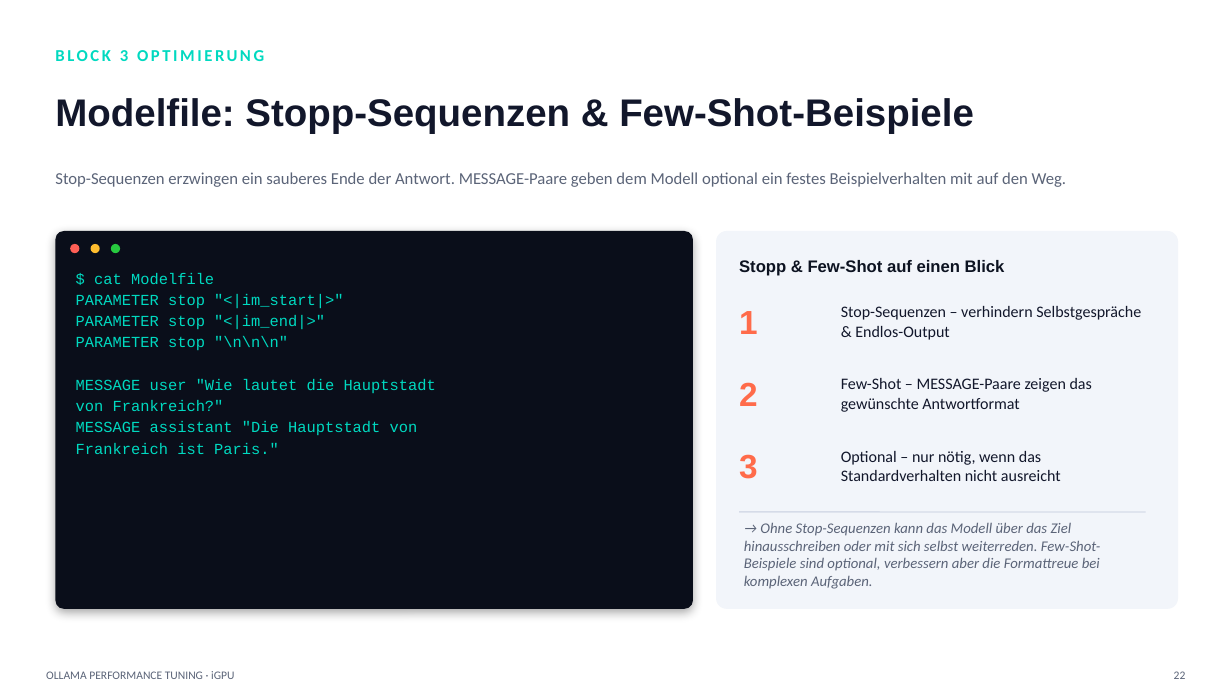
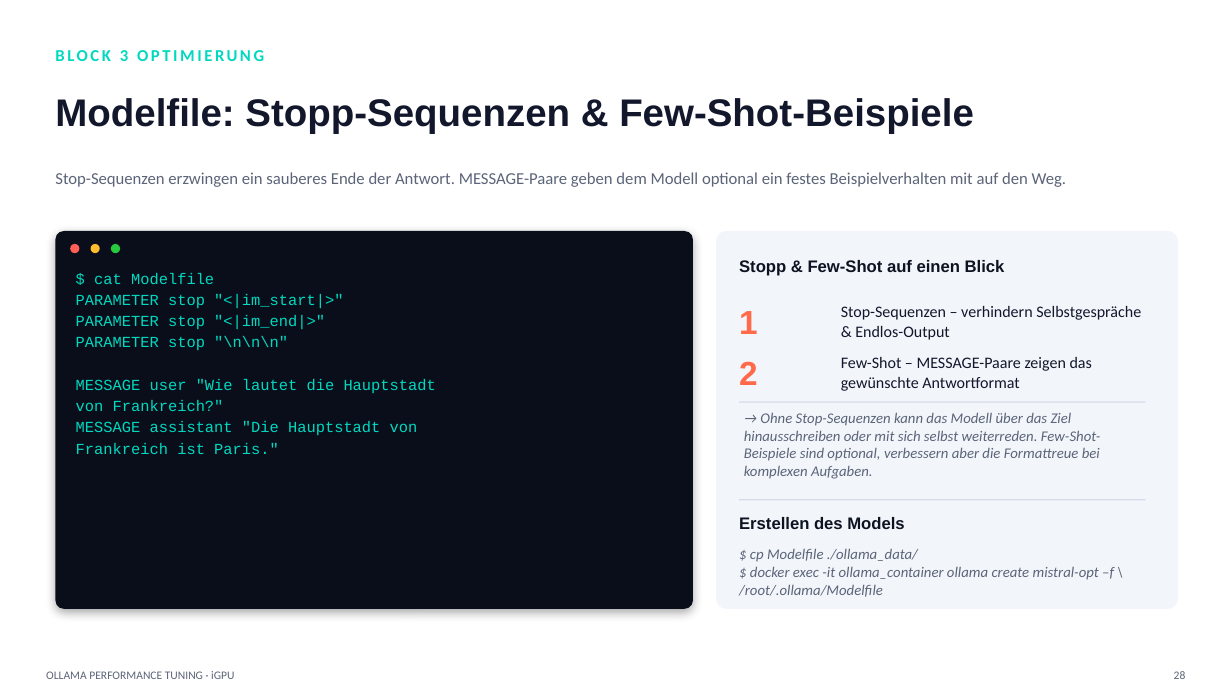
Before and after one commit to Ralfhgw/igpu-performance-tuning, a slide deck: slide 28 of Ollama_iGPU_Performance_Tuning.pptx (slide 27 before the commit). Drawn at 1232x693 pixels with LibreOffice and Linux fonts; fonts in the diff are those of the drawing. Boxes give left, top, right and bottom in pixels: in the first picture for what was removed or moved away, otherwise in the second. Text is boxed around its words. In the diff, an @@ line names an element or a change of style, - is before the commit and + after.

```diff
--- a/Ollama_iGPU_Performance_Tuning.pptx
+++ b/Ollama_iGPU_Performance_Tuning.pptx
@@ text "2": place and size @@
-text "2" at (739, 382, 758, 406)
+text "2" at (739, 361, 758, 385)
@@ text "Few-Shot – MESSAGE-Paare zeigen das ...": place and size @@
-text "Few-Shot – MESSAGE-Paare zeigen das ..." at (841, 378, 1092, 412)
+text "Few-Shot – MESSAGE-Paare zeigen das ..." at (841, 357, 1092, 391)
@@ line moved from (739, 512) - (1146, 512) to (739, 402) - (1146, 402) @@
@@ text "→ Ohne Stop-Sequenzen kann das ...": place and size @@
-text "→ Ohne Stop-Sequenzen kann das ..." at (744, 522, 1101, 589)
+text "→ Ohne Stop-Sequenzen kann das ..." at (744, 412, 1101, 479)
@@ text removed at (739, 454, 758, 479) @@
-3
@@ text removed at (841, 451, 1061, 481) @@
-Optional – nur nötig, wenn das Standardverhalten nicht ausreicht
@@ line added from (739, 500) to (1146, 500), #D5DBE8 1 pt @@
@@ text added at (739, 517, 904, 529), 13 pt, text #0D1321, bold @@
+Erstellen des Models
@@ text added at (739, 548, 1114, 597), 11.5 pt, text #5B6478, italic @@
+$ cp Modelfile ./ollama_data/
+$ docker exec -it ollama_container ollama create mistral-opt –f \ /root/.ollama/Modelfile
```
Also in this commit, not shown: 23 other slides changed, 2 slides added, 9 slides removed, 8 other files.
